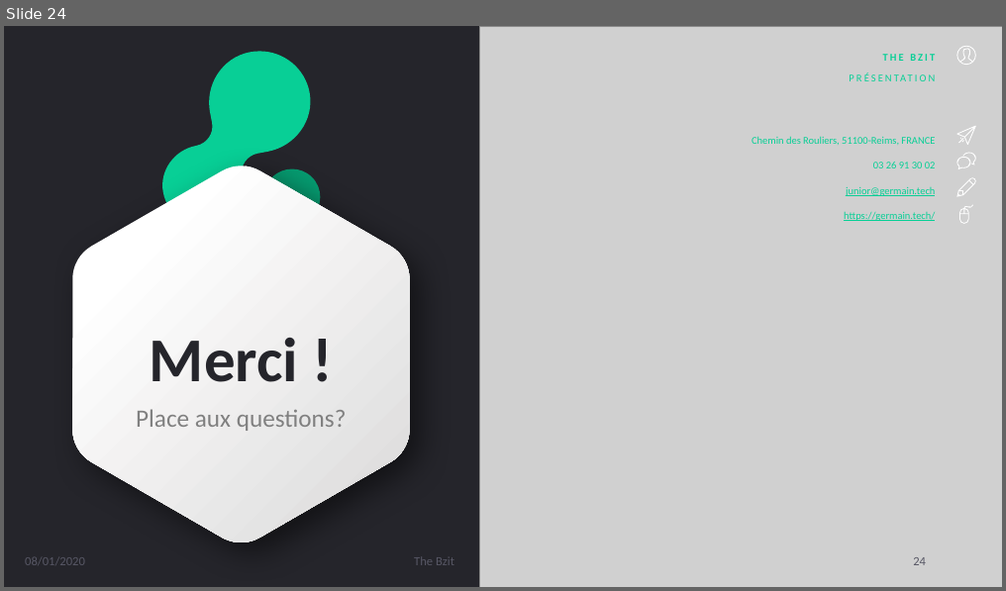
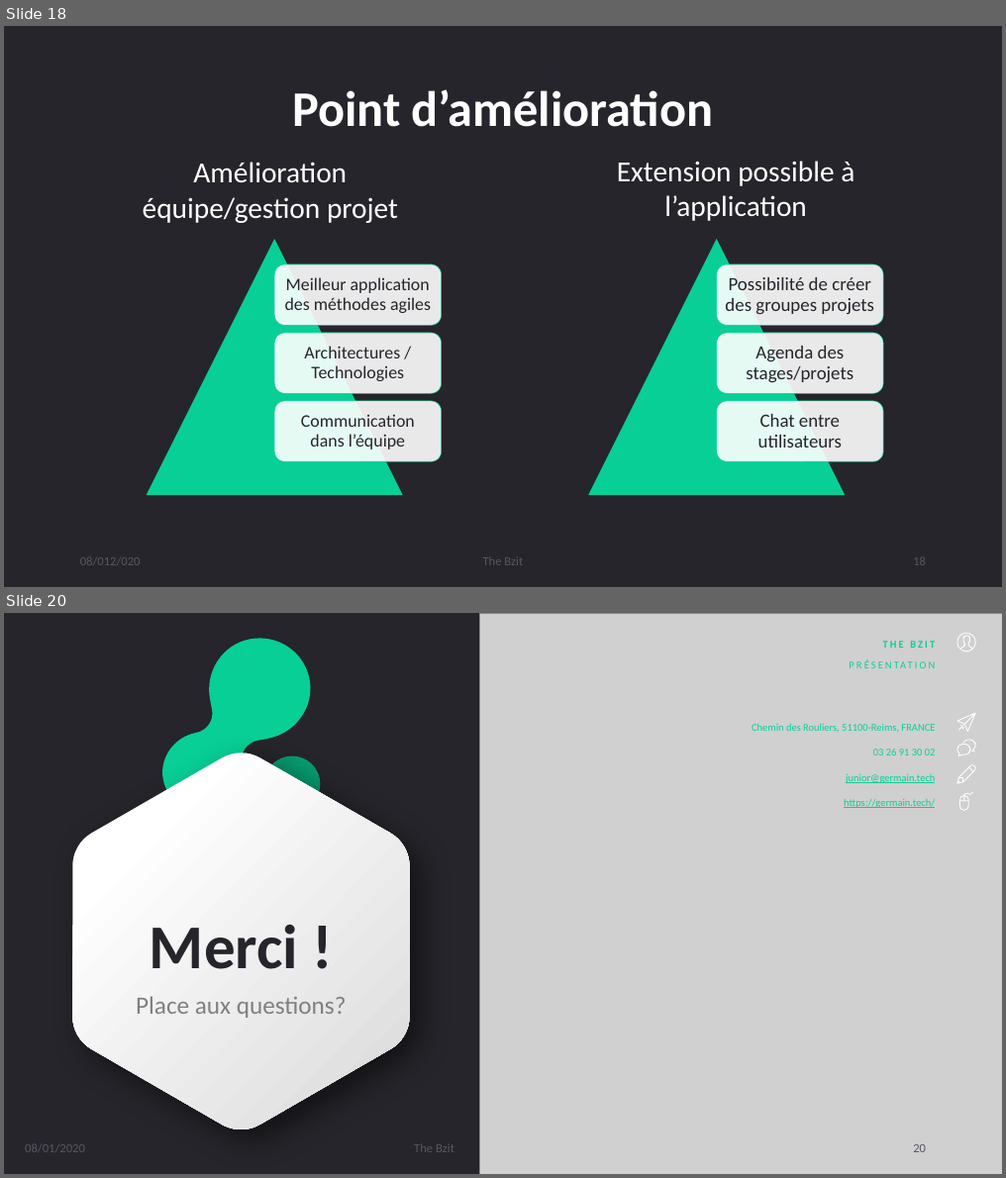
Before and after one commit to djuhnix/projet-s3, a slide deck: docs/Présentation projet soutenance.pptx. Shown one above the other, each under a label of ours: slide 24 before the commit, slides 18 and 20 after it; the slides between them are not shown. The pictures are 1006x591 and 1006x1178 pixels, drawn with LibreOffice and Linux fonts; fonts in the diff are those of the drawing; grey boxes stand for pictures. Boxes give left, top, right and bottom in pixels: in the first picture for what was removed or moved away, otherwise in the second. Text is boxed around its words. In the diff, an @@ line names an element or a change of style, - is before the commit and + after.

```diff
--- a/docs/Présentation projet soutenance.pptx
+++ b/docs/Présentation projet soutenance.pptx
@@ slide 18 added at bbox=[4, 26, 1002, 587], background #25252B @@
@@ title added at bbox=[292, 89, 714, 127], 48 pt, text #FFFFFF, bold @@
+Point d’amélioration
@@ text added at bbox=[143, 162, 398, 223], 28 pt, text #FFFFFF @@
+Amélioration
+équipe/gestion projet
@@ text added at bbox=[617, 161, 854, 221], 28 pt, text #FFFFFF @@
+Extension possible à l’application
@@ group added at bbox=[147, 239, 442, 495]: 3 rounded rectangles, 3 texts, 1 triangle @@
+Meilleur application des méthodes agiles
+Architectures / Technologies
+Communication dans l’équipe
@@ group added at bbox=[589, 239, 884, 495]: 3 rounded rectangles, 3 texts, 1 triangle @@
+Possibilité de créer des groupes projets
+Agenda des stages/projets
+Chat entre utilisateurs
@@ text added at bbox=[80, 558, 141, 566], 12 pt, text #575765 @@
+08/012/020
@@ text added at bbox=[483, 558, 523, 566], 12 pt, text #575765 @@
+The Bzit
@@ page number added at bbox=[913, 558, 926, 566], 12 pt, text #575765 @@
+18
@@ what was slide 24 is now slide 20 @@
@@ page number at bbox=[913, 1145, 926, 1153]: text changed @@
-24
+20
```
Also in this commit, not shown: 7 slides changed, 4 other slides added, 9 slides removed, 3 other files.
